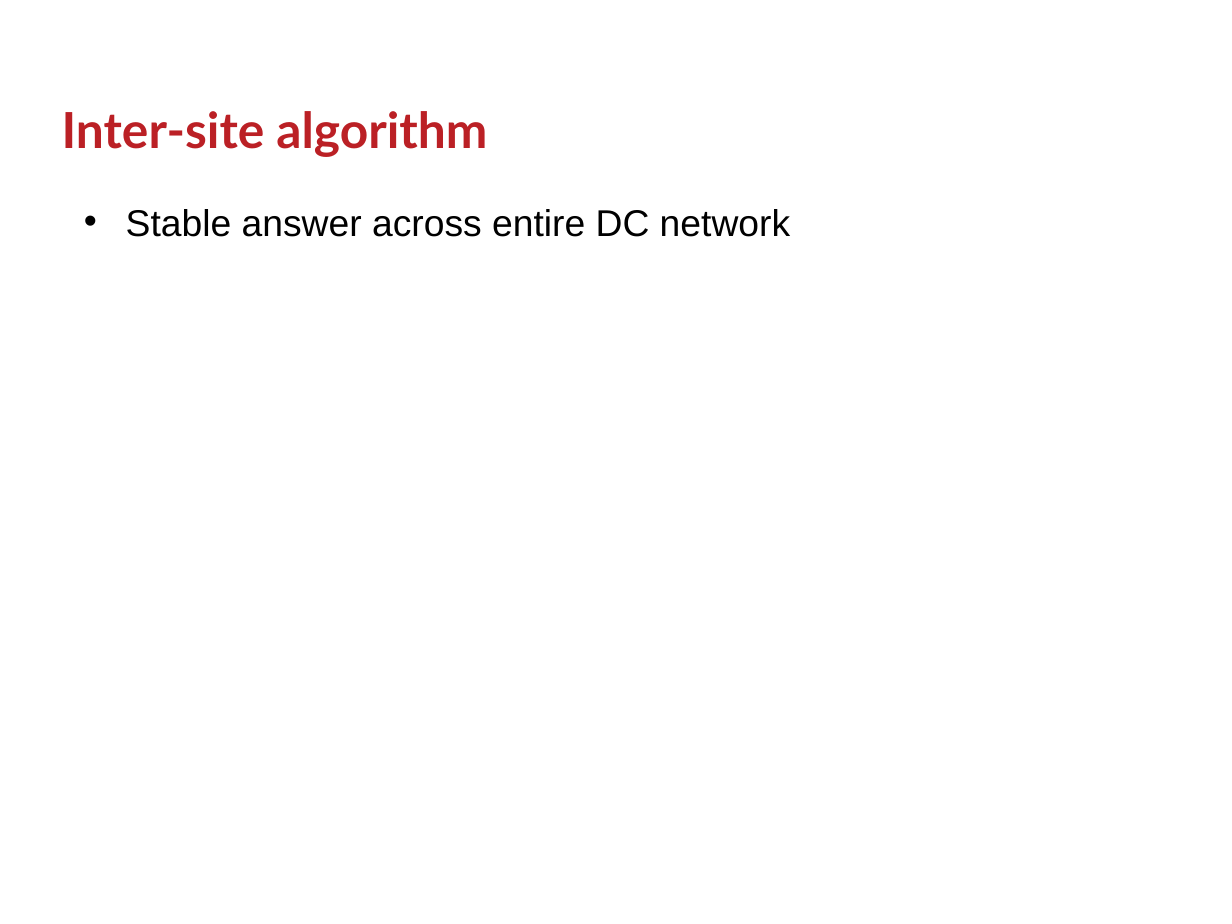
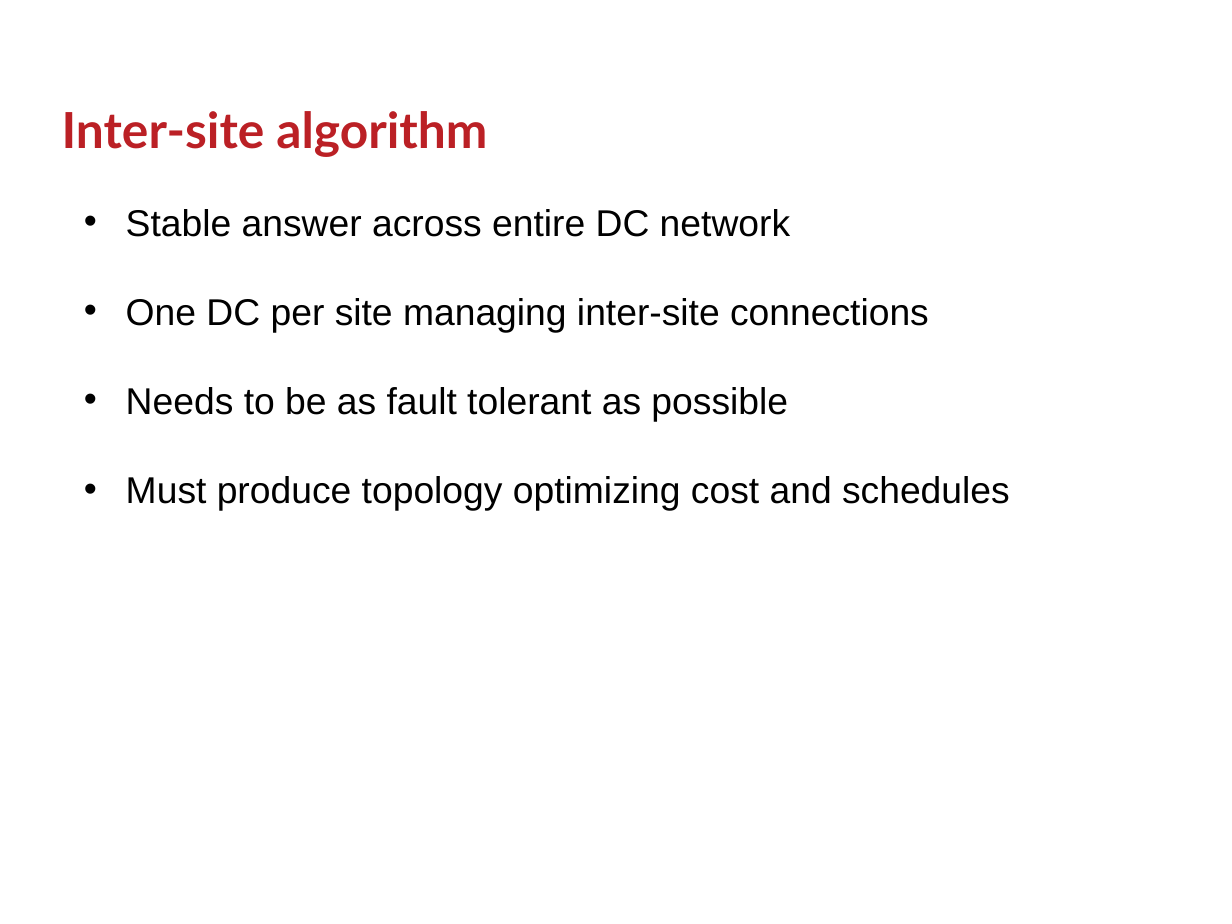
Before and after one commit to GSam/Slides, a slide deck: slide 13 of Samba KCC.pptx (slide 9 before the commit). Drawn at 1232x924 pixels with LibreOffice and Linux fonts; fonts in the diff are those of the drawing; background and template pictures are left out. Boxes give left, top, right and bottom in pixels: in the first picture for what was removed or moved away, otherwise in the second. Text is boxed around its words. In the diff, an @@ line names an element or a change of style, - is before the commit and + after.

```diff
--- a/Samba KCC.pptx
+++ b/Samba KCC.pptx
@@ text at <box>126,298,1010,510</box>: paragraphs added @@
+• One DC per site managing inter-site connections
+• Needs to be as fault tolerant as possible
+• Must produce topology optimizing cost and schedules
```
Also in this commit, not shown: 1 other slide changed, 12 slides added, 1 slide removed.
